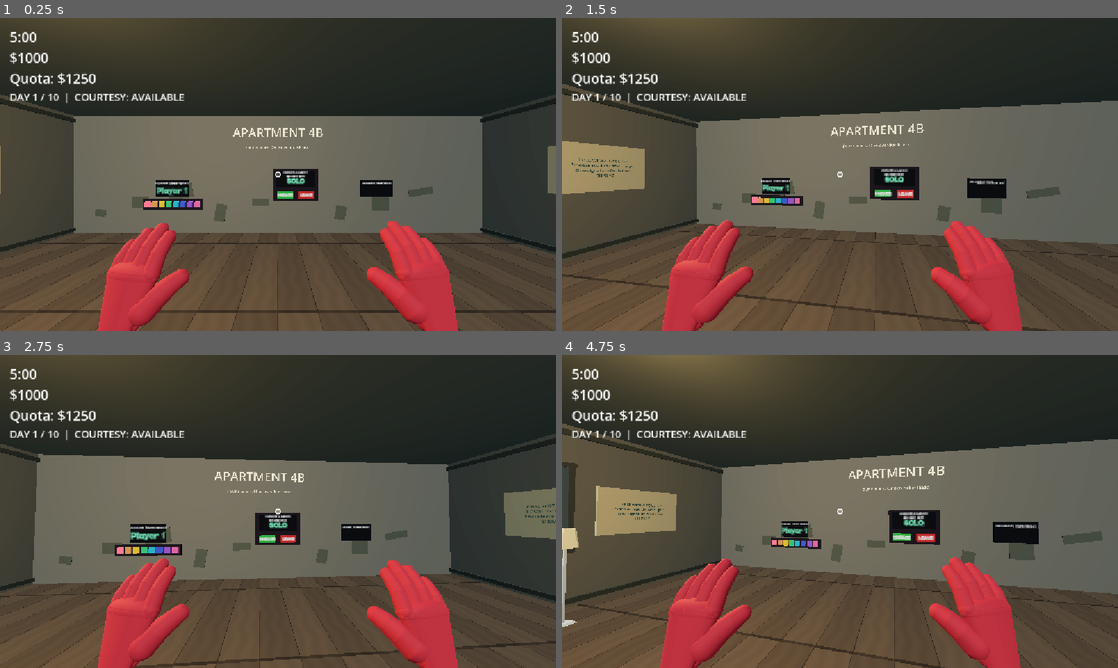
Above: before the commit, frames 1-4 (two rows, left to right).
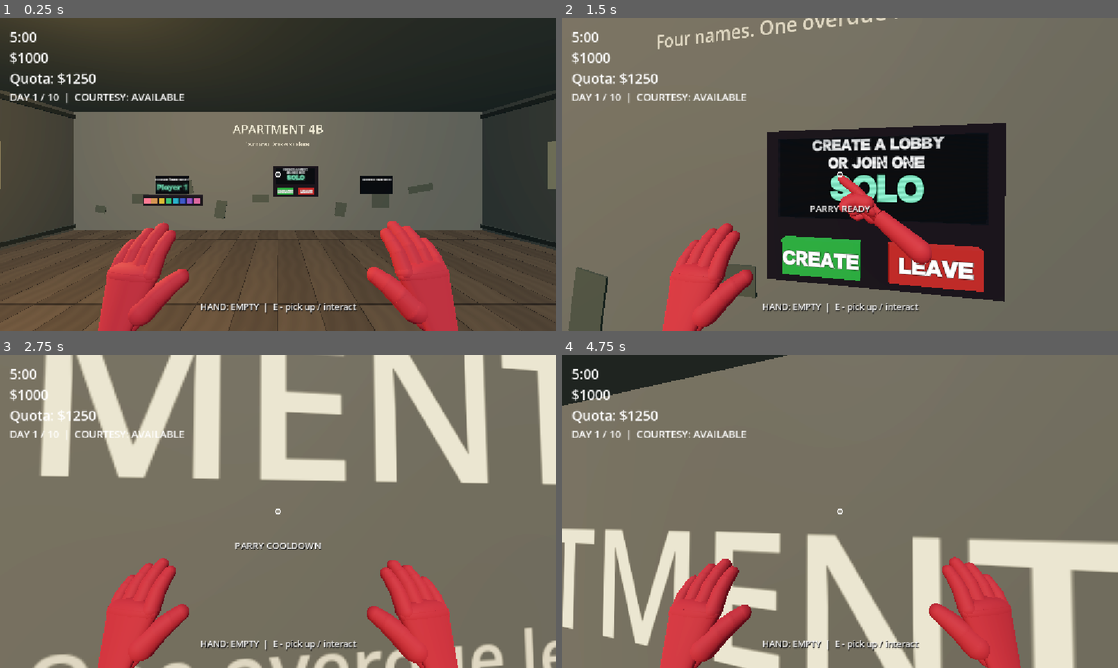
Above: after the commit, the same moments.

Repository: greedisfaust/fowl-play
Game: Godot game, scene res://world.tscn
The game is run twice, just before and just after one commit, with the same random seed, the same clock (stepped at 60 frames per second) and the same inputs.
Inputs (mouse positions are in pixels of both pictures, inside the frame that each line leads up to):
- Up to frame 1 (0.25 s): no input
- Up to frame 2 (1.5 s): tap Enter at 0.5 s; move the mouse to (867, 174) at 0.52 s; hold F (parry) 0.53-1.28 s; hold W (move_forward) from 0.53 s (still down); tap Space (jump) at 0.77 s; tap Q (punch_charge) at 0.8, 1.35 s; move the mouse to (812, 174) at 1.27 s
- Up to frame 3 (2.75 s): keep holding W (move_forward); tap Space (jump) at 1.52 s; tap F (parry) at 1.55 s; move the mouse to (289, 505) at 2.02 s; hold G (drop_item) from 2.03 s (still down); tap Q (punch_charge) at 2.3 s
- Up to frame 4 (4.75 s): keep holding W (move_forward); move the mouse to (834, 517) at 2.77 s; release G (drop_item) at 2.78 s; tap E (interact) at 2.85 s; tap Space (jump) at 3.02, 3.77, 4.52 s; tap F (parry) at 3.05, 4.55 s; move the mouse to (878, 514) at 3.52 s; hold F (parry) 3.53-4.28 s; tap Q (punch_charge) at 3.8 s; move the mouse to (795, 508) at 4.27 s; click (795, 508) at 4.35 s

The runs differ from the first frame. In frame 1, 7.6% of the frame differs, in the area x 0-100%, y 23-100%; in frame 2, 80%, in the area x 0-100%, y 0-100%; in frame 3, 70%; in frame 4, 73%.
Error before the commit: Invalid access to property or key 'ragdolled_until' on a base object of type 'RefCounted (PlayerState)'. (res://player/player.gd:653)

Commit message:
Baseline: pre-overhaul player/interaction state
Captures uncommitted work on features/physics-overhaul-and-mechanics
before the foundation overhaul begins:

- carrier.gd: client-side bookkeeping + charge UI (one carried ref)
- hands.gd: procedural hand models, hover/reach/guard/sway API
- player.gd: thin coordinator, input, RPCs, node mutation
- player_state.gd: explicit state machine with guarded transitions
- test_house.gd: house/hand checks referencing legacy APIs
- world.gd: player spawning, elevator ride, peer disconnect cleanup
- docs/INTERACTION.md: interactable/carryable/player-state contracts
- docs/OVERHAUL_LOG.md: system map, contradiction ledger, architecture,
  migration table, risks/decisions (Phase 0 of the overhaul)
- claude_code_overhaul_prompt.md: original overhaul request

No destructive git, not pushed to origin.

Co-Authored-By: Claude Code <noreply@anthropic.com>

Diff:
--- a/dev-fowl-play/player/carrier.gd
+++ b/dev-fowl-play/player/carrier.gd
@@ -39,6 +39,8 @@
 	return carried != null and not (carried is PhysicsProp)
 
 # Record that we're now holding `target`. Returns false if already carrying.
+# Calls target.pickup(owner) if the target implements the Carryable contract,
+# so items and downed players share ONE carry code path.
 # Replication of the hold state is the caller's responsibility
 # (prop.interact / _pickup_request.rpc).
 func pickup(target: Variant) -> bool:
@@ -47,6 +49,8 @@
 	carried = target
 	charge_started = -1
 	charge_held = false
+	if carried != null and carried.has_method("pickup"):
+		carried.pickup(owner)
 	return true
 
 # Begin charging a throw (drives the throw-meter UI).
--- a/dev-fowl-play/player/hands.gd
+++ b/dev-fowl-play/player/hands.gd
@@ -267,6 +267,22 @@
 func set_color(c: Color) -> void:
 	_mat.albedo_color = c
 
+# Box both hands in front of the face (parry guard) or relax back to normal.
+func set_guard(active: bool) -> void:
+	if _rigs.is_empty():
+		return
+	for i in 2:
+		var hand := _hands[i]
+		var rig := _rigs[i]
+		if active:
+			# Pull both hands up in front of the face, palms forward.
+			var side := -1.0 if i == 0 else 1.0
+			rig.position = Vector3(side * 0.12, 0.08, -0.30)
+			hand.quaternion = Quaternion(Vector3.RIGHT, deg_to_rad(-20)) * Quaternion(Vector3.UP, deg_to_rad(side * 15))
+		else:
+			rig.position = _rest[i]
+			hand.quaternion = _rest_q[i]
+
 var _shake_until := 0.0
 var _shake_intensity := 1.0
 
--- a/dev-fowl-play/player/player_state.gd
+++ b/dev-fowl-play/player/player_state.gd
@@ -32,6 +32,9 @@
 # Last time we entered the current state (seconds). Used by input handlers
 # for cooldown/spam/timing math.
 var state_entered_at: float = 0.0
+
+# How long (seconds) the player stays ragdolled after being hit. 0 = not ragdolled.
+var ragdolled_until: float = 0.0
 
 signal state_changed(old: State, new: State)
 
@@ -100,3 +103,7 @@
 
 func is_thrown() -> bool:
 	return state == State.THROWN
+
+# True while the player is ragdolled (hit, tumbling, can be carried).
+func is_ragdolled() -> bool:
+	return ragdolled_until > Time.get_ticks_msec() / 1000.0
--- a/dev-fowl-play/world.gd
+++ b/dev-fowl-play/world.gd
@@ -109,8 +109,19 @@
 
 func _on_peer_disconnected(id: int) -> void:
 	if multiplayer.is_server():
-		var p := $Players.get_node_or_null(str(id))
+		var p: CharacterBody3D = $Players.get_node_or_null(str(id)) as CharacterBody3D
 		if p:
+			# Bug #1: if the disconnecting peer was carrying a player, release
+			# the carried player so they aren't stuck forever.
+			var carrier: Carrier = p.carrier
+			if carrier != null and carrier.carried != null:
+				var carried: Variant = carrier.carried
+				if carried.has_node("Head"):
+					carried.release(false, Vector3.ZERO, 0.0)
+				carrier.drop(false)
+			# If the disconnecting peer was being carried, clear their carrier link.
+			if p.has_node("Head") and p.is_carried():
+				p._carrier_id = 0
 			p.queue_free()
 
 func _remove_solo() -> Vector3:
Not shown, added: claude_code_overhaul_prompt.md
Not shown, added: docs/INTERACTION.md
Not shown, added: docs/OVERHAUL_LOG.md
